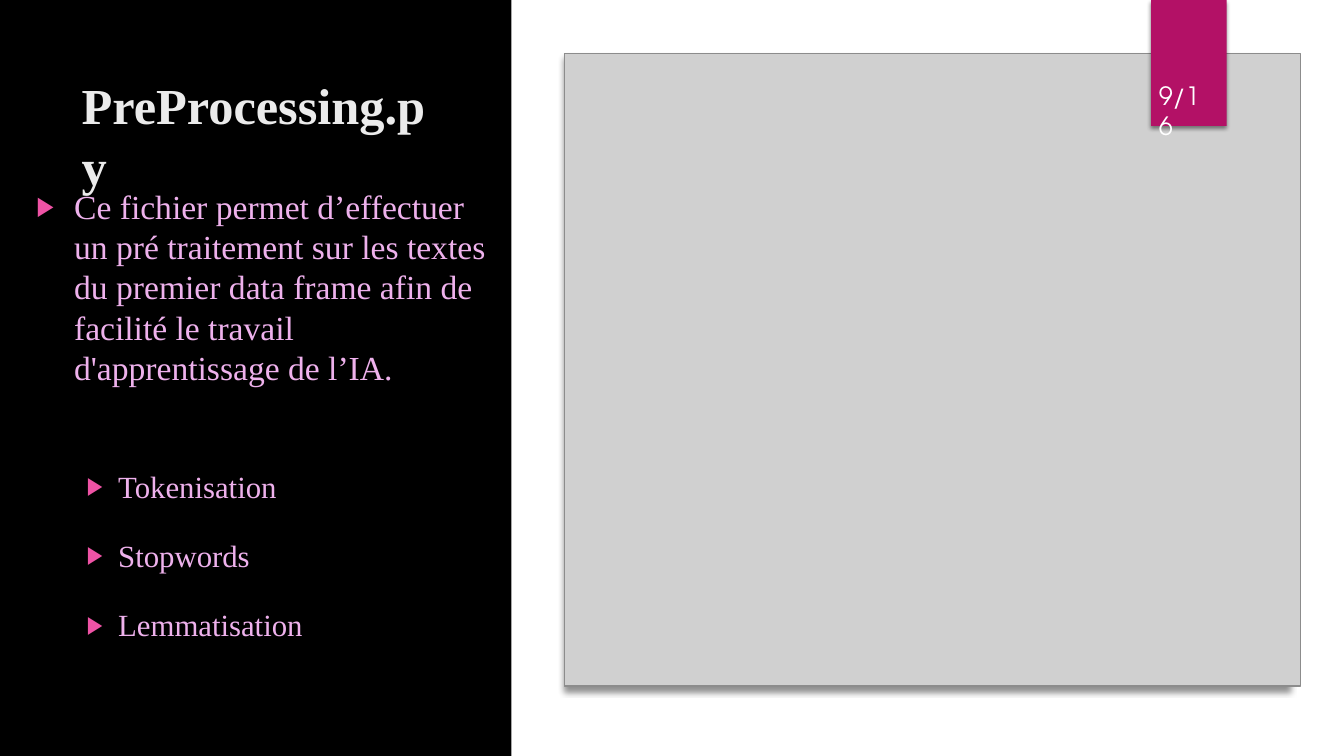
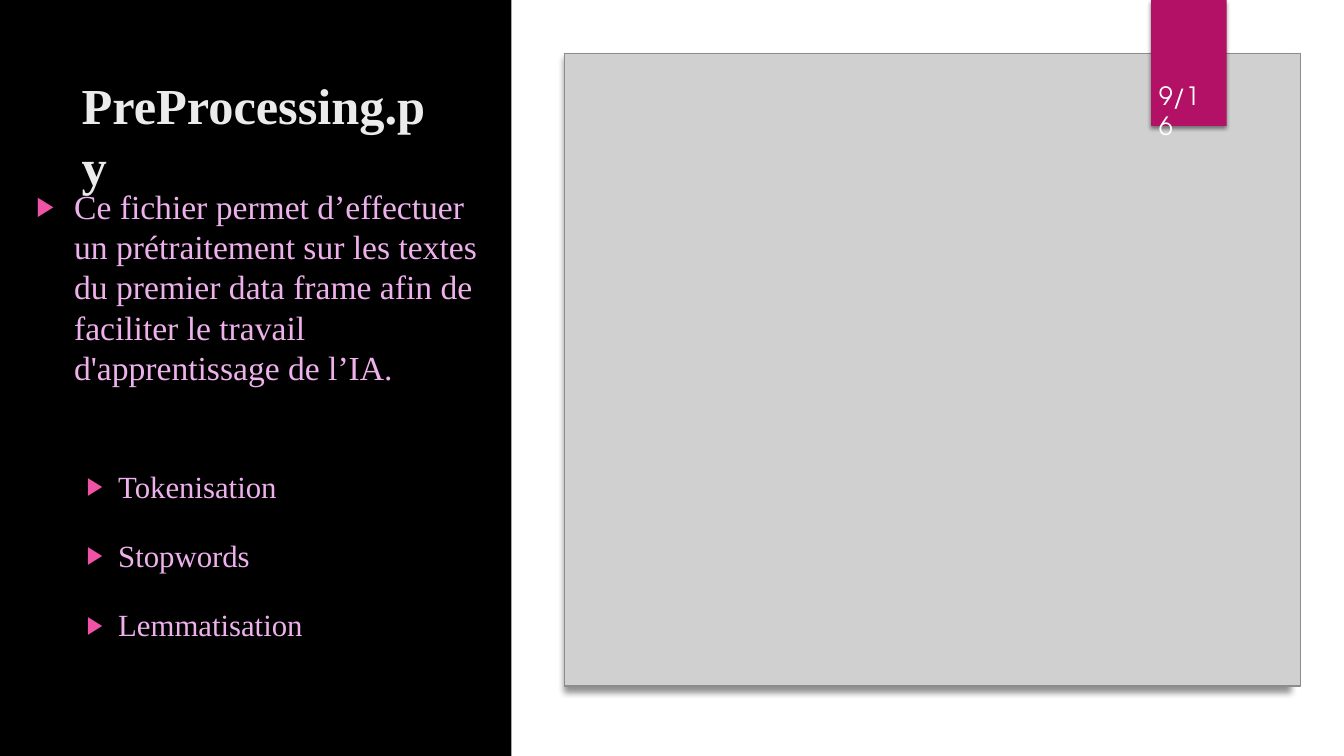
Before and after one commit to WolvesWithSword/TATIA, a slide deck: slide 10 of Rapport/Soutenance.pptx. Drawn at 1344x756 pixels with LibreOffice and Linux fonts; fonts in the diff are those of the drawing; grey boxes stand for pictures; background and template pictures are left out. Boxes give left, top, right and bottom in pixels: in the first picture for what was removed or moved away, otherwise in the second. Text is boxed around its words. In the diff, an @@ line names an element or a change of style, - is before the commit and + after.

```diff
--- a/Rapport/Soutenance.pptx
+++ b/Rapport/Soutenance.pptx
@@ text at box(74, 192, 477, 387): text changed @@
-▶ Ce fichier permet d’effectuer un pré traitement sur les textes du premier data frame afin de facilité le travail d'apprentissage de l’IA.
+▶ Ce fichier permet d’effectuer un prétraitement sur les textes du premier data frame afin de faciliter le travail d'apprentissage de l’IA.
```
Also in this commit, not shown: 5 other slides changed.
